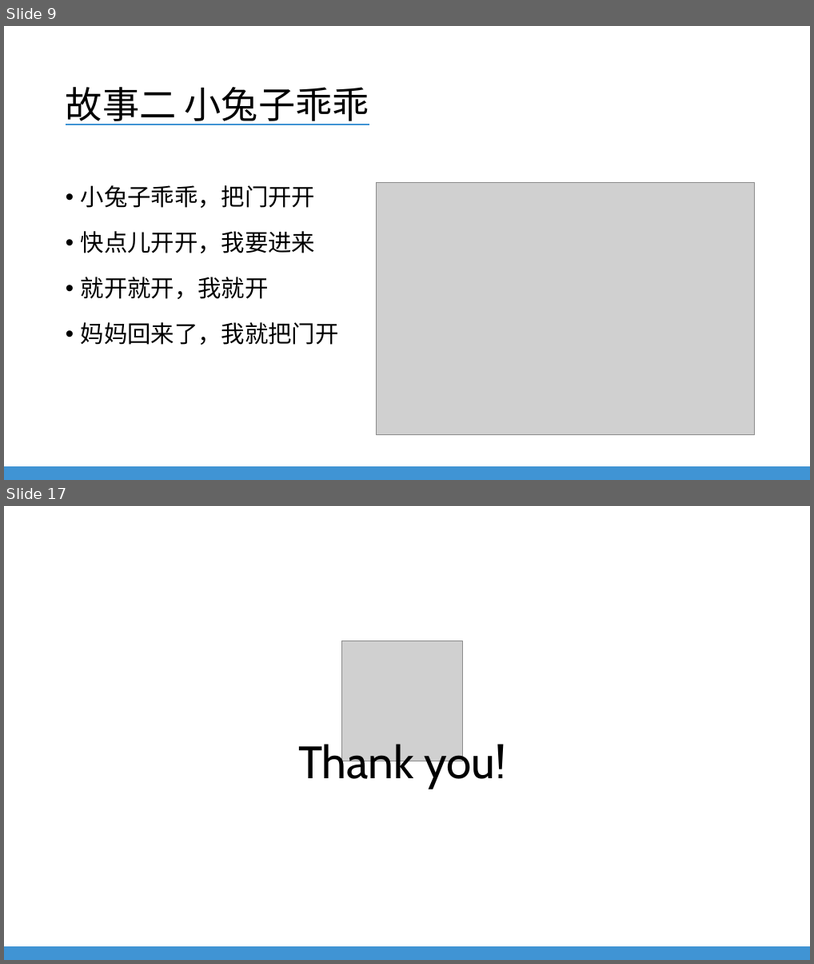
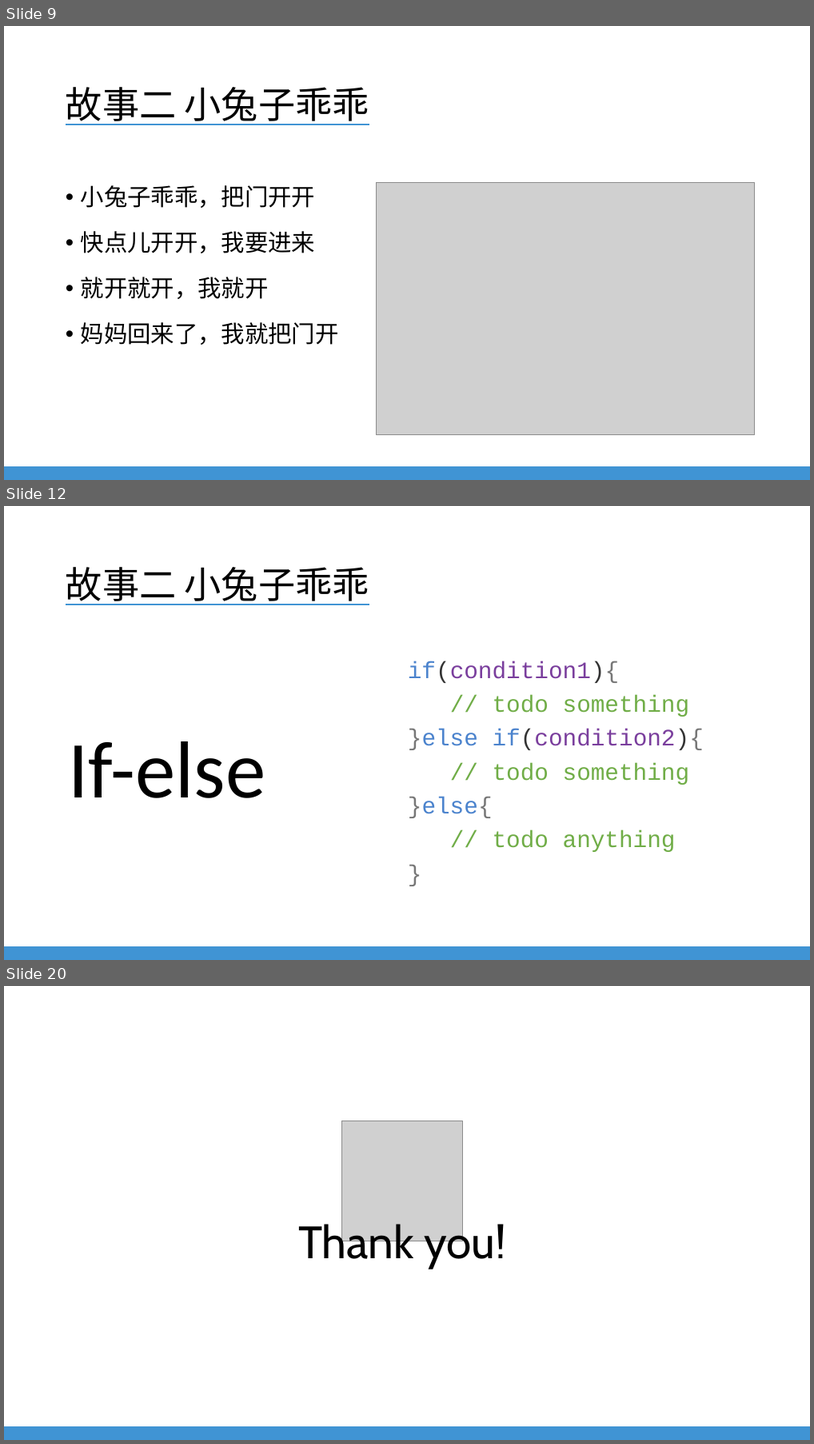
Before and after one commit to EverDoc/NLU, a slide deck: NLU Training - Javascript For QA.pptx. Shown one above the other, each under a label of ours: slides 9 and 17 before the commit, slides 9, 12 and 20 after it; the slides between them are not shown. The pictures are 814x964 and 814x1444 pixels, drawn with LibreOffice and Linux fonts; fonts in the diff are those of the drawing; grey boxes stand for pictures; background and template pictures are left out. Boxes give left, top, right and bottom in pixels: in the first picture for what was removed or moved away, otherwise in the second. Text is boxed around its words. In the diff, an @@ line names an element or a change of style, - is before the commit and + after.

```diff
--- a/NLU Training - Javascript For QA.pptx
+++ b/NLU Training - Javascript For QA.pptx
@@ slide 12 added at (x1=4, y1=506, x2=810, y2=960), background #FFFFFF; not listed: 1 template element that a slide beside it also shows @@
@@ title added at (x1=66, y1=567, x2=370, y2=605), 44 pt, text #000000, underline @@
+故事二 小兔子乖乖
@@ text added at (x1=408, y1=661, x2=704, y2=852), 28 pt, text #70AD47 @@
+if(condition1){
+// todo something
+}else if(condition2){
+// todo something
+}else{
+// todo anything
+}
@@ text added at (x1=69, y1=741, x2=266, y2=798), 96 pt, text #000000 @@
+If-else
@@ what was slide 17 is now slide 20 @@
```
Also in this commit, not shown: 9 other slides added, 7 slides removed.
